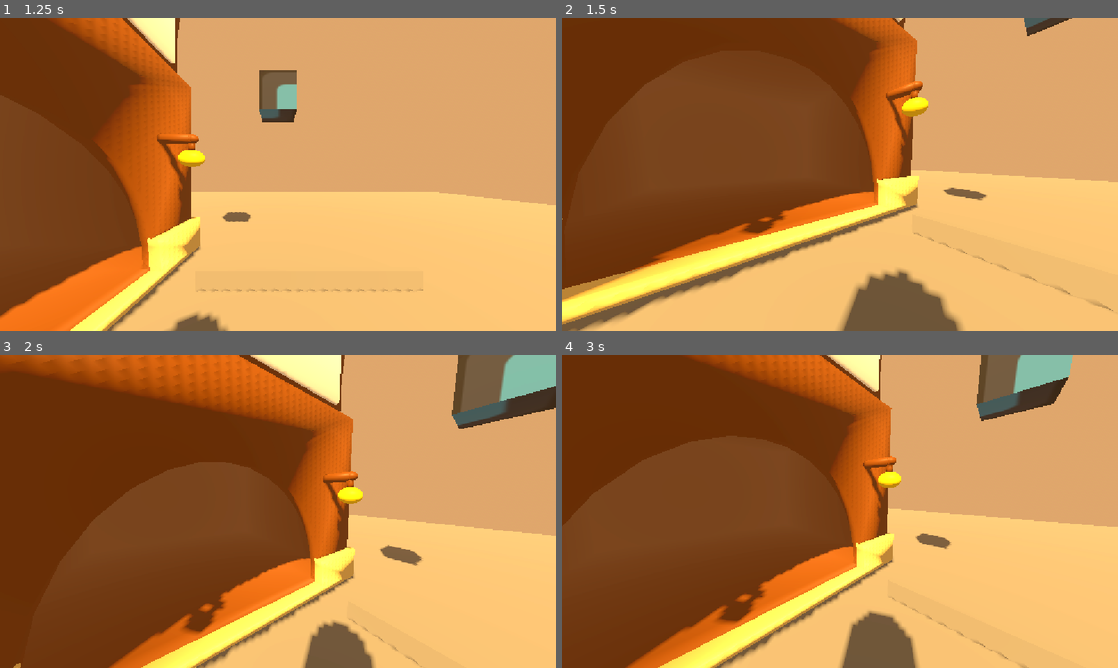
Above: before the commit, frames 1-4 (two rows, left to right).
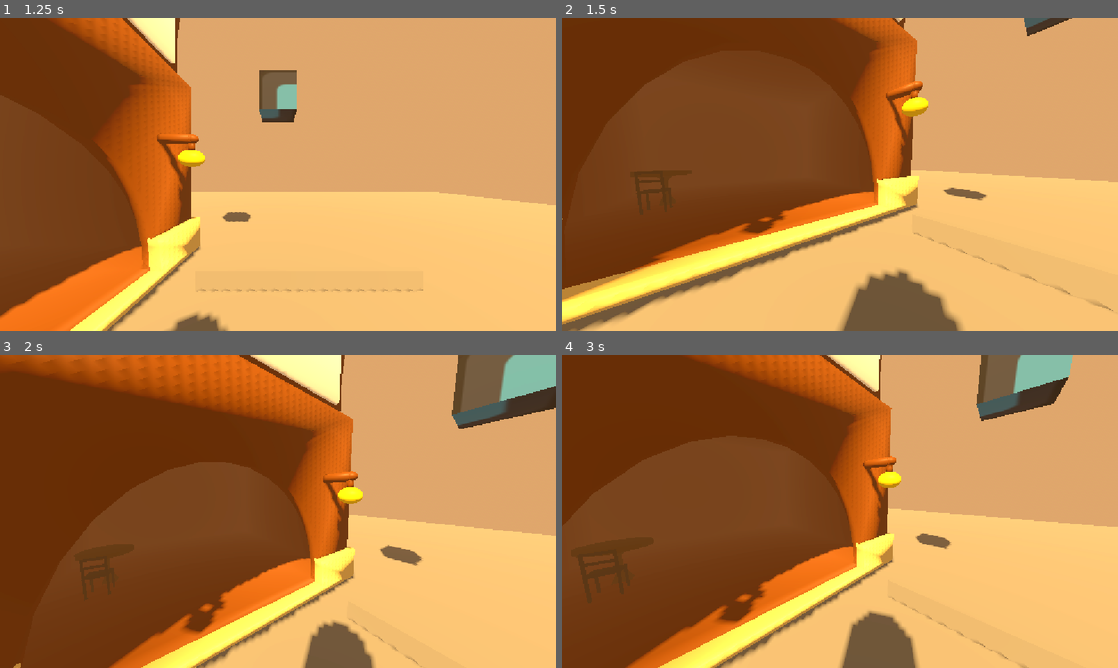
Above: after the commit, the same moments.

Repository: catbot109-blip/One-Roll
Game: Godot game, scene res://character_body_3d.tscn
Two runs of this game, one before a commit and one after it. Both use one fixed random seed, a clock stepped at 60 frames per second and the inputs below. The engine's default icon, where the game draws it, is replaced by a stand-in: a white triangle on a blue panel in a dark square.
Inputs (mouse positions are in pixels of both pictures, inside the frame that each line leads up to):
- Up to frame 1 (1.25 s): tap Enter (ui_accept) at 0.5, 0.77 s; move the mouse to (400, 158) at 0.52 s; hold Right (ui_right) from 0.53 s (still down); hold Shift from 0.53 s (still down); click (400, 158) at 0.67 s
- Up to frame 2 (1.5 s): move the mouse to (812, 174) at 1.27 s; release Right (ui_right) at 1.28 s; release Shift at 1.28 s; hold Up (ui_up) from 1.28 s (still down); tap Shift at 1.35 s
- Up to frame 3 (2 s): keep holding Up (ui_up); tap Enter (ui_accept) at 1.52 s
- Up to frame 4 (3 s): keep holding Up (ui_up); move the mouse to (851, 505) at 2.02 s; hold Shift 2.03-2.78 s; tap Enter (ui_accept) at 2.75 s; move the mouse to (834, 517) at 2.77 s; tap Shift at 2.85 s

Frame 1 is identical in both runs. In frame 2, 0.3% of the frame differs, in the area x 13-20%, y 48-60%; in frame 3, 0.2%; in frame 4, 0.4%, in the area x 2-12%, y 62-74%.

Commit message:
added furniture COPY AND PASTE IT

Diff:
--- a/character_body_3d.tscn
+++ b/character_body_3d.tscn
@@ -2,6 +2,8 @@
 
 [ext_resource type="Texture2D" uid="uid://baip2s42n8kr0" path="res://icon.svg" id="1_iwpo4"]
 [ext_resource type="PackedScene" uid="uid://xc60ns1xl2r1" path="res://WATERHOUSSSFIXED.glb" id="2_fb3t6"]
+[ext_resource type="PackedScene" uid="uid://cp3epv4giuawx" path="res://table.glb" id="3_vd578"]
+[ext_resource type="PackedScene" uid="uid://c672g3bplm1m4" path="res://chair.glb" id="4_c7tqt"]
 
 [sub_resource type="ProceduralSkyMaterial" id="ProceduralSkyMaterial_bu0v1"]
 sky_horizon_color = Color(0.66224277, 0.6717428, 0.6867428, 1)
@@ -273,3 +275,9 @@
 
 [node name="GridMap" type="GridMap" parent="." unique_id=1455233375]
 mesh_library = SubResource("MeshLibrary_e886h")
+
+[node name="table" parent="." unique_id=1769146467 instance=ExtResource("3_vd578")]
+transform = Transform3D(0.2, 0, 0, 0, 0.2, 0, 0, 0, 0.2, -5.7323804, 0.7844553, 1.2077402)
+
+[node name="chair" parent="." unique_id=745271942 instance=ExtResource("4_c7tqt")]
+transform = Transform3D(-0.0073287855, 0, -0.19986568, 0, 0.2, 0, 0.19986568, 0, -0.0073287855, -5.178236, 0.7876054, 1.2616465)
Binary file added: WATERmug.glb
Not shown, added: WATERmug.glb.import
Binary file added: chair.glb
Not shown, added: chair.glb.import
Binary file added: table.glb
Not shown, added: table.glb.import
Not shown, changed: README.md
